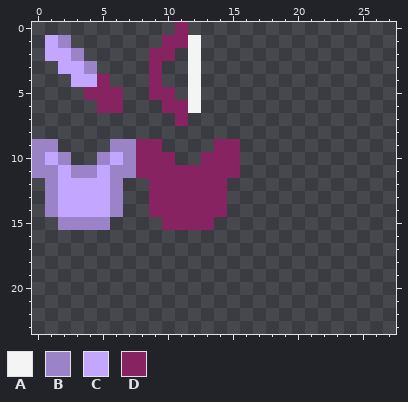
File history of a pixel-art file, assets/items.ase. Above, as it was before the edit.
128x128 pixels, 1 frame. Shown: x 0..27, y 0..23.
Palette (. is transparent): A #f4f4f4  B #9b83c8  C #c2a6ff  D #872361
Pixels before, first column x 0:
 0 ...........D....
 1 .CB.......DDA...
 2 .CCB.....DD.A...
 3 ..CCB....D..A...
 4 ...CCD...D..A...
 5 ....DDD..DD.A...
 6 .....DD...DDA...
 7 ...........D....
 8 ................
 9 BB....BBDD....DD
10 BCB..BCBDDD..DDD
11 BBCBBCBBDDDDDDDD
12 .BCCCCB..DDDDDD.
13 .BCCCCB..DDDDDD.
14 .BCCCCB..DDDDDD.
15 ..BBBB....DDDD..
The result:
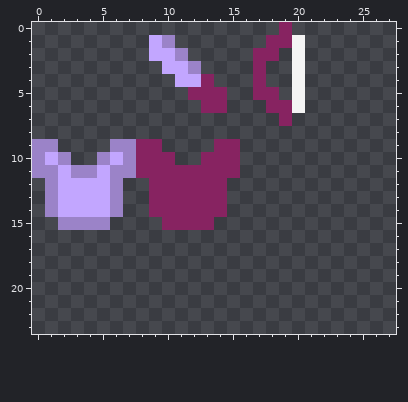
Message: render held items!
Changes in this commit:
Changed rows in their new state; - is an unchanged pixel.
first column x 1:
 0 ----------.-------D-
 1 ..------CB..-----DDA
 2 ...-----CCB.----DD-A
 3 -...----.CCB----D--A
 4 --...---.-CCD---D--A
 5 ---...--..-DDD--DD-A
 6 ----..---...DD---DDA
 7 ----------.-------D-
